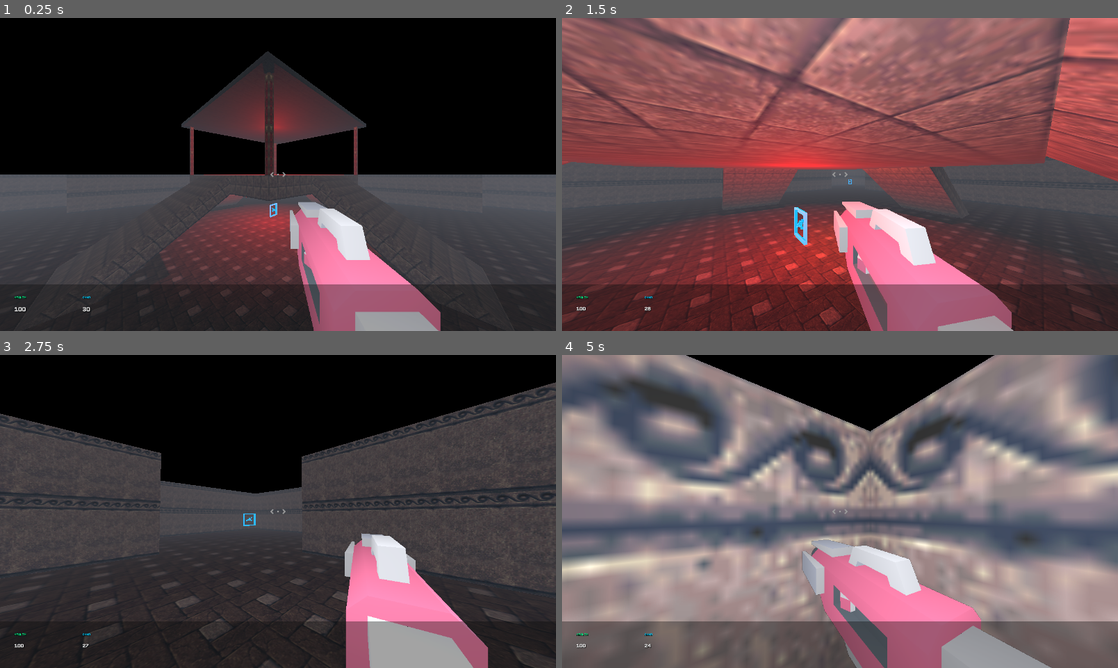
Above: before the commit, frames 1-4 (two rows, left to right).
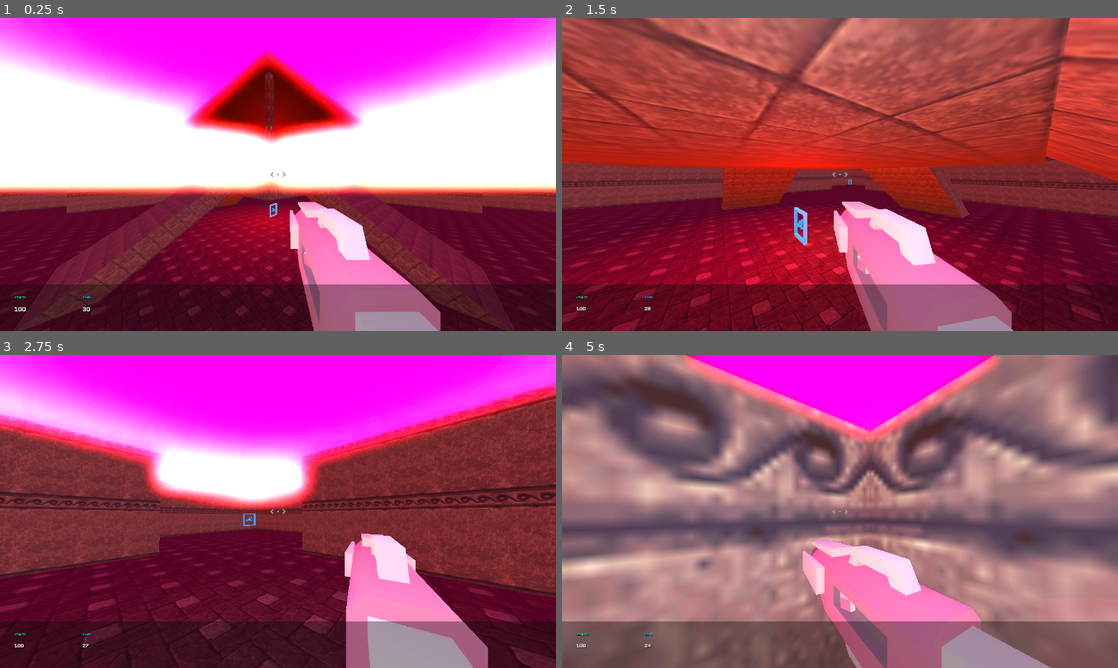
Above: after the commit, the same moments.

Repository: Riari/heccfire
Game: Godot game, scene res://scenes/maps/Quad.tscn
The game is run twice, just before and just after one commit, with the same random seed, the same clock (stepped at 60 frames per second) and the same inputs.
Inputs (mouse positions are in pixels of both pictures, inside the frame that each line leads up to):
- Up to frame 1 (0.25 s): no input
- Up to frame 2 (1.5 s): move the mouse to (867, 174) at 0.52 s; hold W (move_forward) from 0.53 s (still down); click (867, 174) at 0.6 s; tap Space (jump) at 0.77 s; move the mouse to (812, 174) at 1.27 s; click (812, 174) at 1.35 s
- Up to frame 3 (2.75 s): keep holding W (move_forward); tap Space (jump) at 1.52 s; move the mouse to (289, 505) at 2.02 s; click (289, 505) at 2.1 s
- Up to frame 4 (5 s): keep holding W (move_forward); move the mouse to (834, 517) at 2.77 s; click (834, 517) at 2.85 s; tap Space (jump) at 3.02, 3.77, 4.52 s; move the mouse to (878, 514) at 3.52 s; click (878, 514) at 3.6 s; move the mouse to (795, 508) at 4.27 s; click (795, 508) at 4.35 s

The runs differ from the first frame. In frame 1, 95% of the frame differs, in the area x 0-100%, y 0-100%; in frame 2, 86%; in frame 3, 89%; in frame 4, 14%.

Commit message:
Fix environment

Diff:
--- a/environments/hell_1.tres
+++ b/environments/hell_1.tres
@@ -1,18 +1,26 @@
-[gd_resource type="Environment" load_steps=2 format=2]
+[gd_resource type="Environment" load_steps=2 format=3 uid="uid://7roo0ykjsu8a"]
 
-[ext_resource path="res://sky/procedural_hell_1.tres" type="Sky" id=1]
+[ext_resource type="Sky" uid="uid://ji1ij7mftdb0" path="res://sky/procedural_hell_1.tres" id="1"]
 
 [resource]
 background_mode = 2
-background_sky = ExtResource( 1 )
-background_color = Color( 1, 0.258824, 0, 1 )
-ambient_light_color = Color( 1, 1, 1, 1 )
-ambient_light_sky_contribution = 0.6
-fog_enabled = true
-fog_color = Color( 0.184314, 0.0509804, 0.00392157, 1 )
-fog_depth_end = 56.3
+background_color = Color(1, 0.258824, 0, 1)
+background_energy_multiplier = 4.63
+sky = ExtResource("1")
+ambient_light_source = 3
+ambient_light_color = Color(0.525101, 0.525101, 0.525101, 1)
+ambient_light_sky_contribution = 0.3
+tonemap_mode = 2
+tonemap_exposure = 0.3
+tonemap_white = 0.47
+ssao_radius = 1.64
 glow_enabled = true
 glow_intensity = 8.0
 glow_strength = 0.92
-glow_bicubic_upscale = true
-glow_high_quality = true
+glow_bloom = 0.01
+glow_blend_mode = 0
+volumetric_fog_enabled = true
+volumetric_fog_density = 0.02
+volumetric_fog_albedo = Color(0.930282, 0.16341, 0.51275, 1)
+volumetric_fog_emission = Color(0.384169, 0.236222, 0.000835598, 1)
+volumetric_fog_temporal_reprojection_enabled = false
--- a/scenes/maps/Quad.tscn
+++ b/scenes/maps/Quad.tscn
@@ -13,6 +13,7 @@
 [ext_resource type="PackedScene" uid="uid://cpnhmq6l6cewi" path="res://scenes/spawns/EnemyOrb1.tscn" id="10"]
 [ext_resource type="PackedScene" uid="uid://cuwu66q8t7okq" path="res://scenes/pickups/Pickup.tscn" id="11"]
 [ext_resource type="Script" path="res://scripts/Pickups.gd" id="12"]
+[ext_resource type="Environment" uid="uid://7roo0ykjsu8a" path="res://environments/hell_1.tres" id="14_cemus"]
 
 [sub_resource type="NavigationMesh" id="NavigationMesh_68jhg"]
 vertices = PackedVector3Array(-22.25, 0.49342, -11.9737, -18.5, 0.49342, -11.7237, -18.25, 0.49342, -13.4737, -13.5, 0. …(6660 unchanged characters)…
@@ -183,3 +184,6 @@
 [node name="CollisionShape3D" type="CollisionShape3D" parent="StaticBody3D"]
 transform = Transform3D(1, 0, 0, 0, 1, 0, 0, 0, 1, 0, 3, 0)
 shape = SubResource("ConcavePolygonShape3D_lkdpo")
+
+[node name="WorldEnvironment" type="WorldEnvironment" parent="."]
+environment = ExtResource("14_cemus")
--- a/scenes/spawns/Player.tscn
+++ b/scenes/spawns/Player.tscn
@@ -89,6 +89,8 @@
 [node name="HUD" parent="." instance=ExtResource("5")]
 layout_mode = 3
 anchors_preset = 15
+grow_horizontal = 2
+grow_vertical = 2
 
 [node name="Jump" type="AudioStreamPlayer" parent="."]
 stream = ExtResource("8")
--- a/sky/procedural_hell_1.tres
+++ b/sky/procedural_hell_1.tres
@@ -1,8 +1,10 @@
-[gd_resource type="Sky" format=2]
+[gd_resource type="Sky" load_steps=2 format=3 uid="uid://ji1ij7mftdb0"]
+
+[sub_resource type="ProceduralSkyMaterial" id="ProceduralSkyMaterial_3q42b"]
+sky_top_color = Color(0.540173, 4.9334e-07, 0.134675, 1)
+sky_horizon_color = Color(1, 0.383083, 0.260006, 1)
+ground_bottom_color = Color(0.295776, 0.0796246, 0.0083126, 1)
+ground_horizon_color = Color(1, 0.384314, 0.258824, 1)
 
 [resource]
-sky_top_color = Color( 0.603922, 0, 0, 1 )
-sky_horizon_color = Color( 1, 0.376471, 0, 1 )
-ground_bottom_color = Color( 0.239216, 0, 0, 1 )
-ground_horizon_color = Color( 0.439216, 0, 0, 1 )
-sun_color = Color( 1, 0.164706, 0, 1 )
+sky_material = SubResource("ProceduralSkyMaterial_3q42b")
Not shown: 1 places in scenes/maps/Quad.tscn that only renumber resources
Not shown: 1 places in scenes/spawns/Player.tscn that only renumber resources
